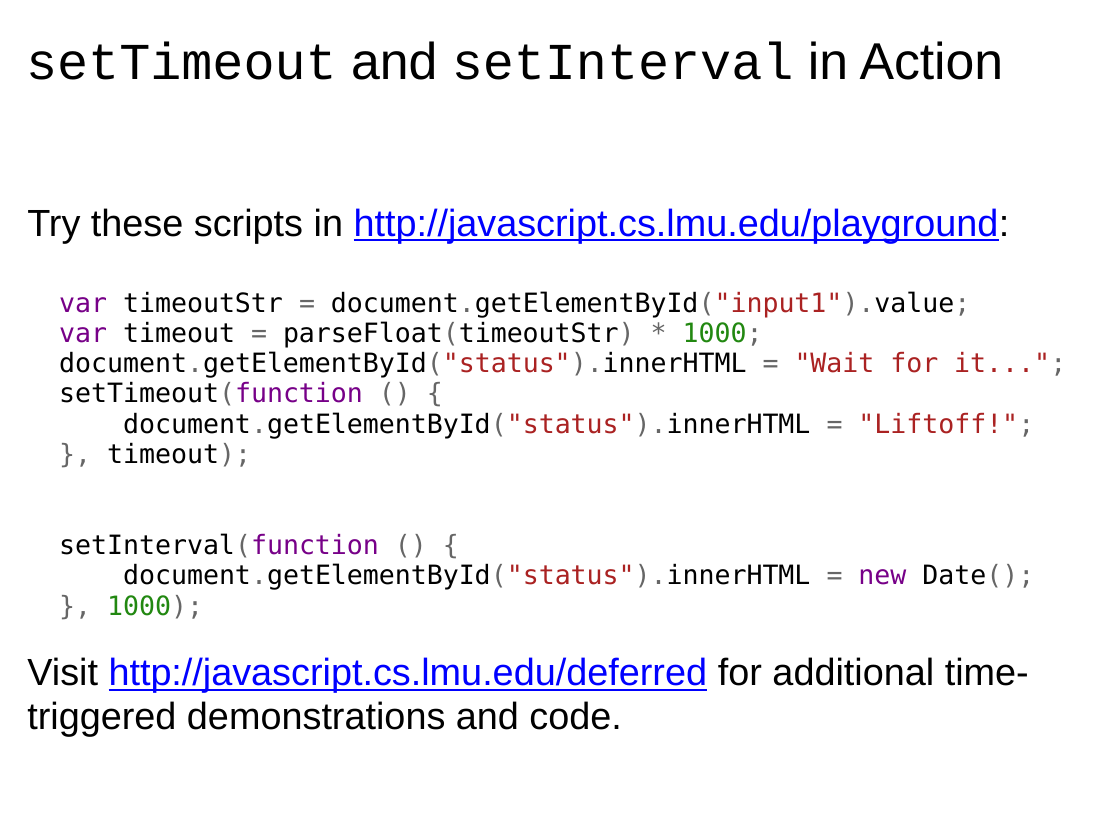
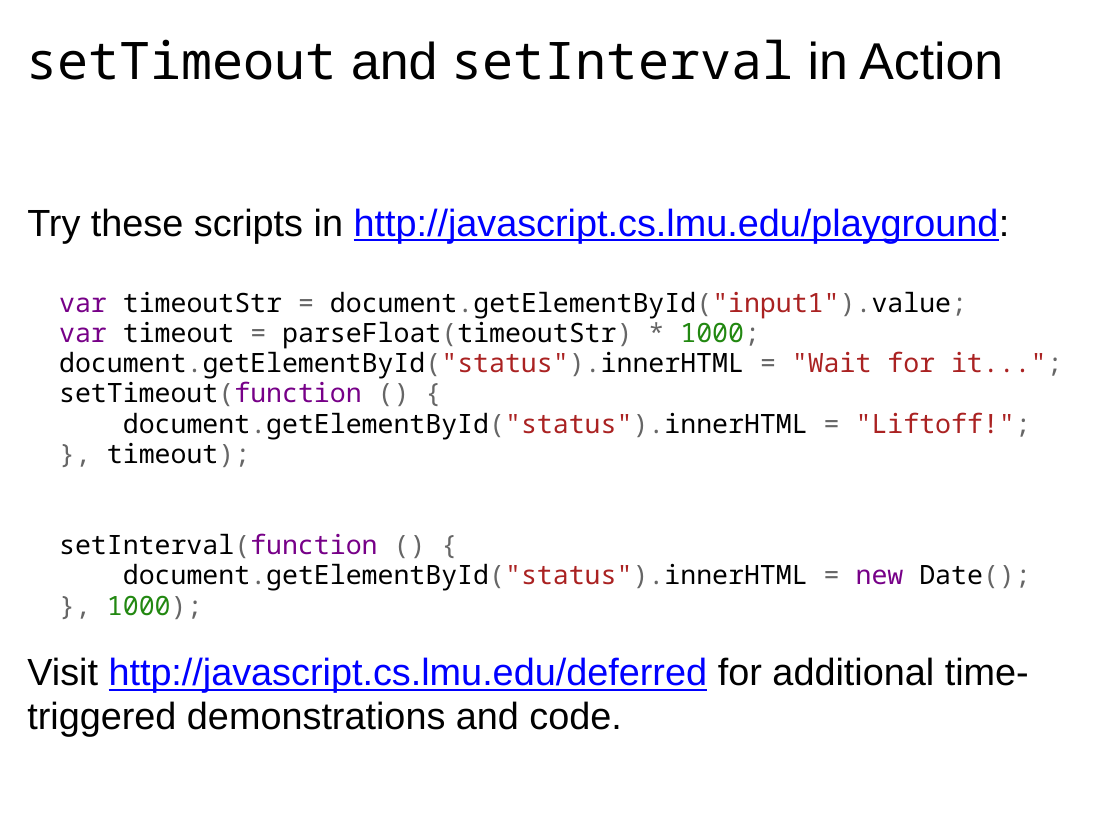
Before and after one commit to dondi/javascript-book, a slide deck: slide 44 of presentations/Chapter_6_Presentation.ppt. Drawn at 1120x840 pixels with LibreOffice and Linux fonts; fonts in the diff are those of the drawing; background and template pictures are left out. Boxes give left, top, right and bottom in pixels: in the first picture for what was removed or moved away, otherwise in the second. Text is boxed around its words. In the diff, an @@ line names an element or a change of style, - is before the commit and + after.

```diff
--- a/presentations/Chapter_6_Presentation.ppt
+++ b/presentations/Chapter_6_Presentation.ppt
@@ title "setTimeout and setInterval in Action" at [26, 39, 1003, 80]: font Courier New to Noto Sans Mono in "setTimeout setInterval" @@
@@ text at [59, 291, 1063, 619]: font DejaVu Sans Mono to Noto Sans Mono in "var timeoutStr = document.getElementById("input1").value; va ...", "setInterval(function () {", "document.getElementById("status").innerHTML = new Date(); }, ..." @@
```
Also in this commit, not shown: 16 other slides changed.
